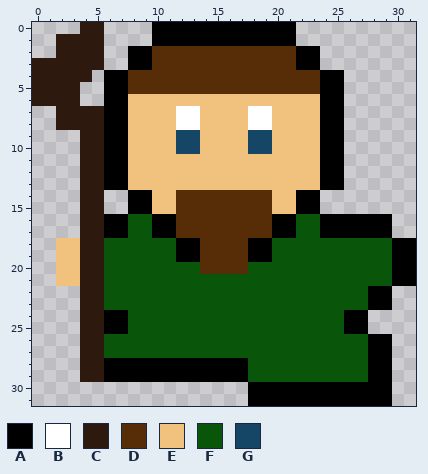
Two versions of one pixel-art sprite, Exploration Game/res/NPC/WizardDown2.png. This is how it looked before the edit.
The file is 96x96 pixels, drawn in blocks of 3x3; one block is one cell here.
Palette (. is transparent): A #000000  B #ffffff  C #2d190d  D #562d07  E #f1c27d  F #095509  G #164665
The result:
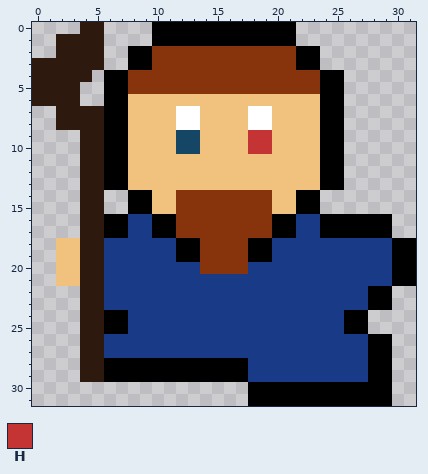
Colours new in this view: H #c53434
What changed:
colour D: #562d07 -> #87330b
colour F: #095509 -> #183a87
Changed rows in their new state; - is a pixel that keeps its letter.
first column x 18:
 9 HH
10 HH
Where, in picture pixels (left, top, right, bottom), the same in both pictures:
changed: (128, 46, 320, 94)
changed: (104, 130, 392, 382)
